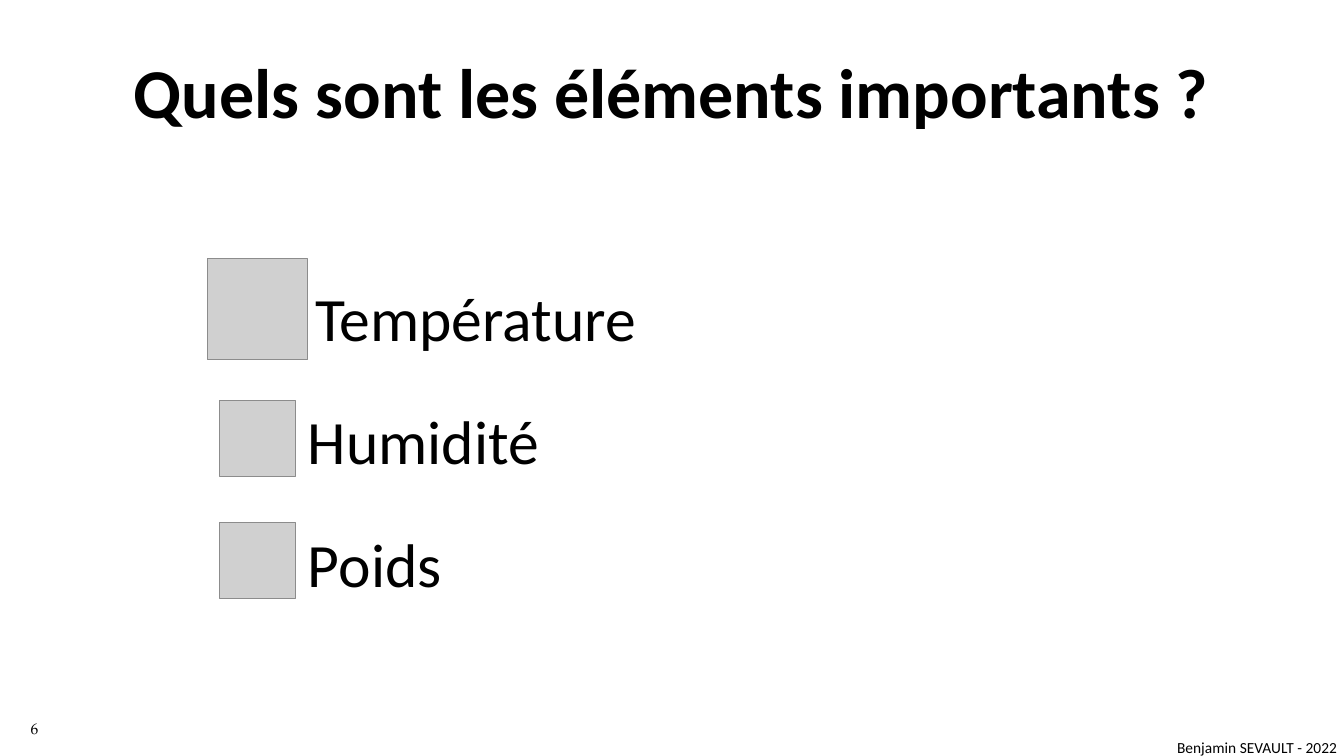
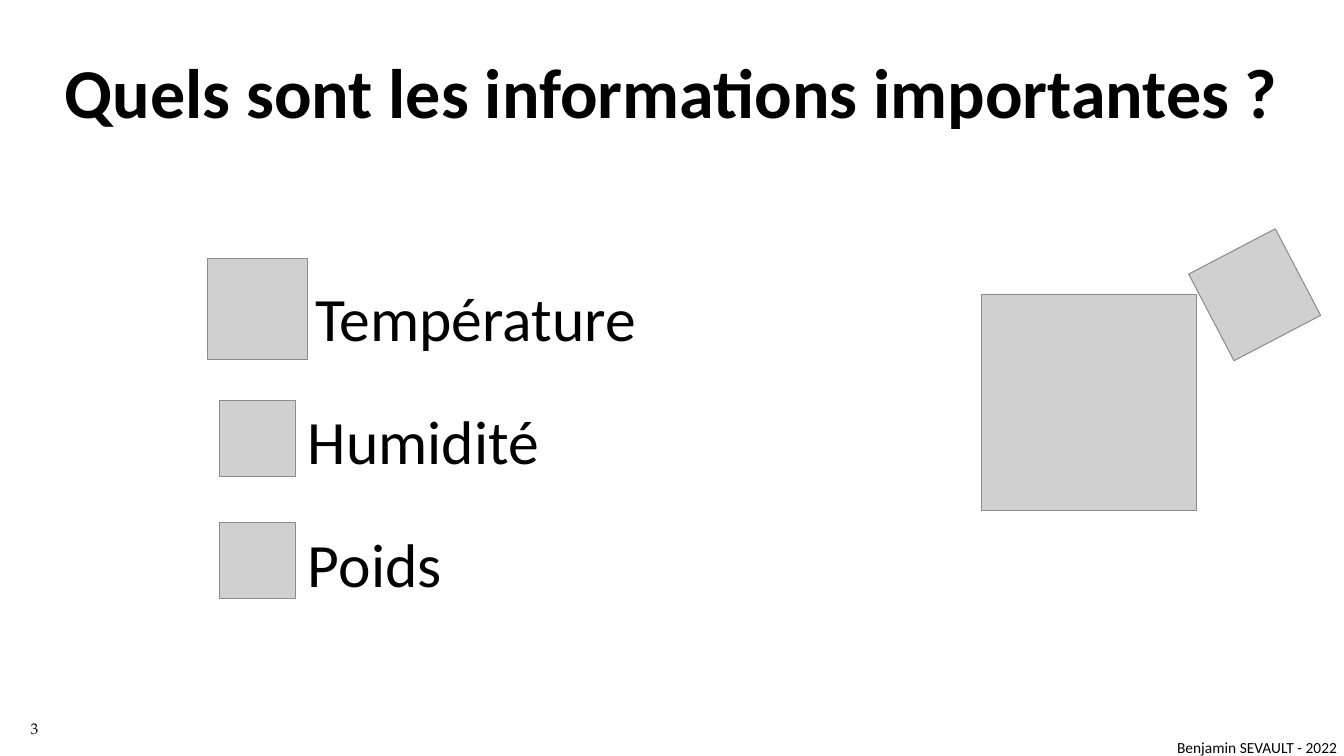
Before and after one commit to BSevault/beemonitor-docs, a slide deck: slide 3 of Projet de ruche connectée.pptx (slide 6 before the commit). Drawn at 1344x756 pixels with LibreOffice and Linux fonts; fonts in the diff are those of the drawing; grey boxes stand for pictures; background and template pictures are left out. Boxes give left, top, right and bottom in pixels: in the first picture for what was removed or moved away, otherwise in the second. Text is boxed around its words. In the diff, an @@ line names an element or a change of style, - is before the commit and + after.

```diff
--- a/Projet de ruche connectée.pptx
+++ b/Projet de ruche connectée.pptx
@@ text at (65,68,1230,129): text changed @@
-Quels sont les éléments importants ?
+Quels sont les informations importantes ?
@@ picture added at (1189,229,1321,361) @@
@@ picture added at (982,294,1198,510) @@
@@ page number at (31,723,39,735): text changed @@
-6
+3
```
Also in this commit, not shown: 3 other slides changed, 1 slide added, 7 slides removed, 3 other files.
